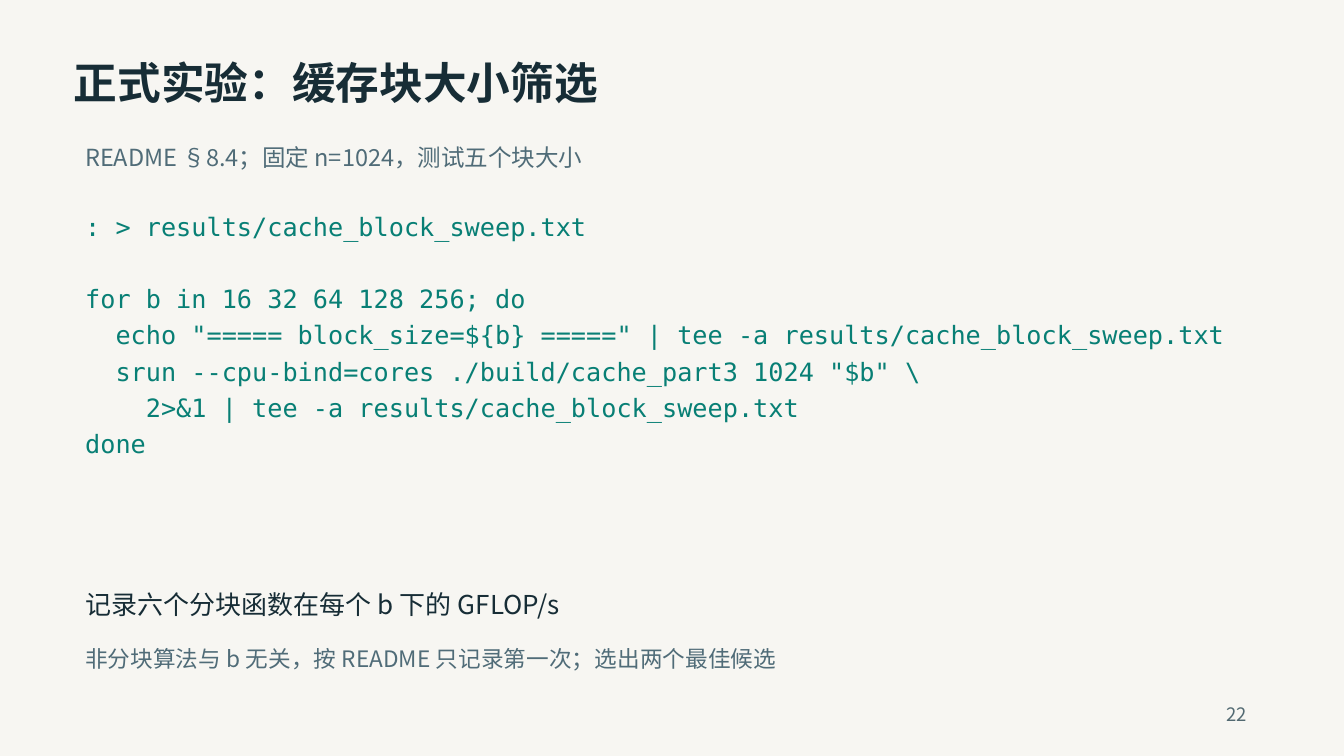
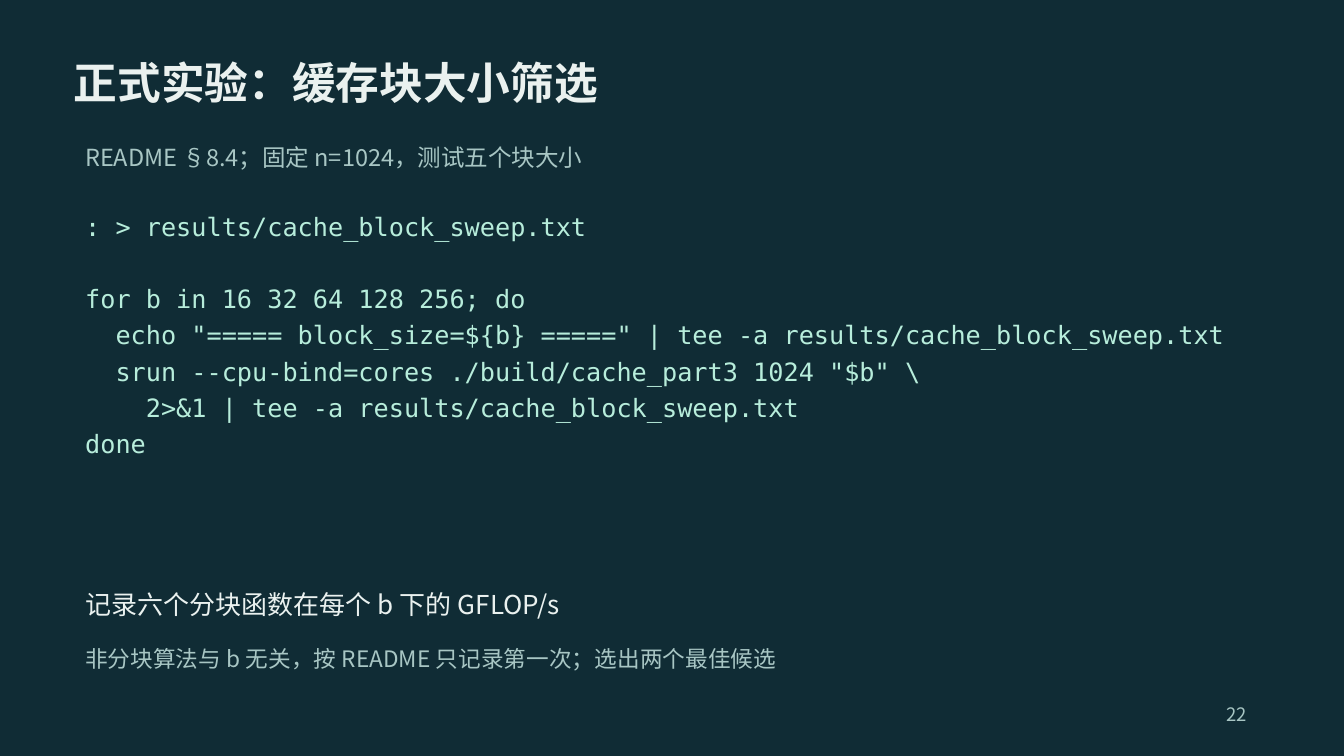
Before and after one commit to 2026-fall-calabs/calabs-2026-fall-starter, a slide deck: slide 22 of docs/交我算平台Lab运行指南-学生版.pptx. Drawn at 1344x756 pixels with LibreOffice and Linux fonts; fonts in the diff are those of the drawing. Boxes give left, top, right and bottom in pixels: in the first picture for what was removed or moved away, otherwise in the second. Text is boxed around its words. In the diff, an @@ line names an element or a change of style, - is before the commit and + after.

```diff
--- a/docs/交我算平台Lab运行指南-学生版.pptx
+++ b/docs/交我算平台Lab运行指南-学生版.pptx
@@ background #F7F6F2 to #102C35 @@
@@ text "正式实验：缓存块大小筛选" at (74, 61, 598, 103): text colour #172D36 to #EAF1EF @@
@@ text "README §8.4；固定 n=1024，测试五个块大小" at (85, 146, 583, 170): text colour #506C78 to #A8C6C4 @@
@@ text colour #087F75 to #B7EDDB in 6 elements at (146, 216, 586, 242), (85, 289, 525, 312), (116, 324, 1224, 350), (116, 361, 890, 387), (146, 397, 798, 423), (85, 434, 146, 454) @@
@@ text "记录六个分块函数在每个 b 下的 GFLOP/s" at (85, 592, 560, 619): text colour #172D36 to #EAF1EF @@
@@ text "非分块算法与 b 无关，按 README 只记录第一次；选出两个最佳候选" at (85, 648, 776, 671): text colour #506C78 to #A8C6C4 @@
@@ text "22" at (1226, 707, 1246, 721): text colour #526971 to #A8C6C4 @@
```
Also in this commit, not shown: 13 other slides changed, 1 other file.
